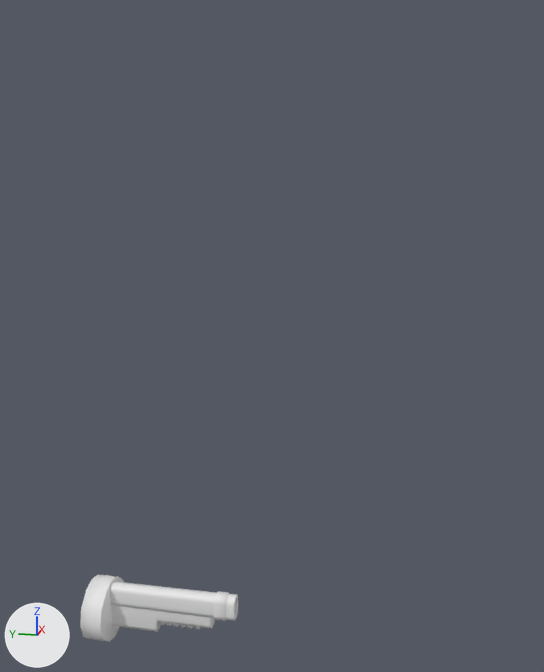
A saved change to the OBJ model data/assets/meshes/gun1.obj.
Camera for both pictures: a 50 mm lens placed at (-3.49, -1.66, 2.48), pointed at (0.06, -0.95, 1.59). Arrows for +X, +Y and +Z are at lower left; the lights stay in place. Where no turn or scale is listed for an object, it has been applied to the vertices.

The first picture shows 'Gun-1_Cylinder.045'.
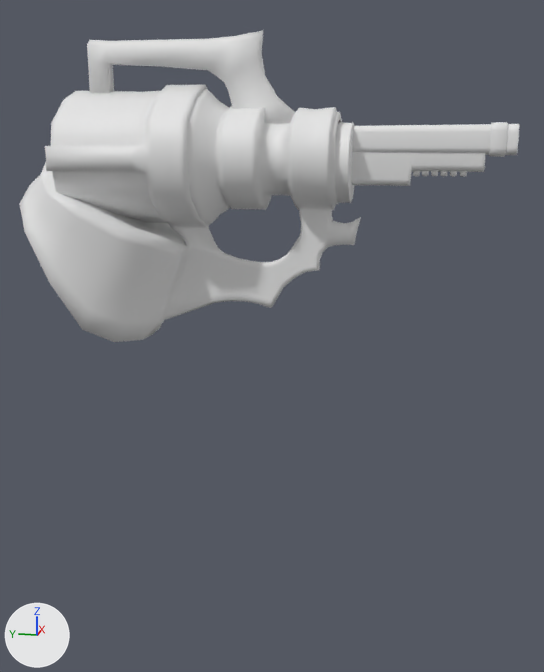
Boxes [x1, y1, x2, y2] around the edits, measured in the pictures (544 x 672 px; the box of a moved part takes in the faces that stretch with it):
```json
{"object": "Gun-1_Cylinder.045", "change": "reshaped", "before": [80, 574, 238, 642], "after": [19, 30, 519, 342], "on screen": "215% wider, 354% taller"}
{"part": 1, "of": "me_gun_1_cylinder_045", "change": "moved or reshaped", "before": [110, 581, 238, 621], "after": [352, 122, 519, 157]}
{"part": 2, "of": "me_gun_1_cylinder_045", "change": "moved or reshaped", "before": [111, 605, 215, 632], "after": [351, 152, 486, 186]}
{"part": 3, "of": "me_gun_1_cylinder_045", "change": "moved or reshaped", "before": [80, 574, 124, 642], "after": [334, 122, 355, 203]}
{"part": 4, "of": "me_gun_1_cylinder_045", "change": "moved or reshaped", "before": [195, 626, 201, 630], "after": [460, 171, 467, 177]}
{"part": 5, "of": "me_gun_1_cylinder_045", "change": "moved or reshaped", "before": [187, 625, 193, 629], "after": [450, 171, 457, 177]}
{"part": 6, "of": "me_gun_1_cylinder_045", "change": "moved or reshaped", "before": [180, 625, 186, 628], "after": [440, 171, 448, 176]}
{"part": 7, "of": "me_gun_1_cylinder_045", "change": "moved or reshaped", "before": [173, 624, 179, 627], "after": [431, 171, 438, 176]}
{"part": 8, "of": "me_gun_1_cylinder_045", "change": "moved or reshaped", "before": [166, 623, 172, 626], "after": [422, 171, 429, 176]}
{"part": 9, "of": "me_gun_1_cylinder_045", "change": "moved or reshaped", "before": [160, 622, 165, 625], "after": [413, 171, 420, 176]}
{"part": 10, "of": "me_gun_1_cylinder_045", "change": "added", "after": [19, 85, 361, 342]}
{"part": 11, "of": "me_gun_1_cylinder_045", "change": "added", "after": [51, 89, 342, 225]}
{"part": 12, "of": "me_gun_1_cylinder_045", "change": "added", "after": [87, 30, 295, 124]}
```

The change, as JSON lines over the scene's bpy script:
```json
{"block": "me_gun_1_cylinder_045", "where": "# used by ob_gun_1_cylinder_045; location = (0.0, 0.0, 0.0)"}
{"op": "remove", "block": "me_gun_1_cylinder_045", "code": "me_gun_1_cylinder_045.from_pydata(...)  # 394 vertices, 712 faces; spans x -0.176..0.176, y -0.765..0.061, z -0.188..0.169"}
{"op": "add", "block": "me_gun_1_cylinder_045", "code": "me_gun_1_cylinder_045.from_pydata(...)  # 1360 vertices, 2626 faces; spans x -0.344..0.344, y -2.036..0.264, z 1.579..2.995"}
{"block": "me_gun_1_cylinder_045", "change": "me_gun_1_cylinder_045 part 1: the loose piece of 150 vertices spanning x -0.044..0.044, y -0.765..-0.055, z 0.02..0.163 is moved by (0.0, -1.271, 2.433)"}
{"block": "me_gun_1_cylinder_045", "change": "me_gun_1_cylinder_045 part 2: the loose piece of 64 vertices spanning x -0.034..0.034, y -0.634..-0.049, z -0.108..0.046 is moved by (0.0, -1.271, 2.433)"}
{"block": "me_gun_1_cylinder_045", "change": "me_gun_1_cylinder_045 part 3: the loose piece of 84 vertices spanning x -0.176..0.176, y -0.06..0.061, z -0.188..0.169 is moved by (0.0, -1.271, 2.433)"}
{"block": "me_gun_1_cylinder_045", "change": "me_gun_1_cylinder_045 part 4: the loose piece of 16 vertices spanning x -0.011..0.011, y -0.561..-0.532, z -0.065..-0.03 is moved by (0.0, -1.271, 2.433)"}
{"block": "me_gun_1_cylinder_045", "change": "me_gun_1_cylinder_045 part 5: the loose piece of 16 vertices spanning x -0.011..0.011, y -0.519..-0.49, z -0.065..-0.03 is moved by (0.0, -1.271, 2.433)"}
{"block": "me_gun_1_cylinder_045", "change": "me_gun_1_cylinder_045 part 6: the loose piece of 16 vertices spanning x -0.011..0.011, y -0.478..-0.449, z -0.065..-0.03 is moved by (0.0, -1.271, 2.433)"}
{"block": "me_gun_1_cylinder_045", "change": "me_gun_1_cylinder_045 part 7: the loose piece of 16 vertices spanning x -0.011..0.011, y -0.438..-0.409, z -0.065..-0.03 is moved by (0.0, -1.271, 2.433)"}
{"block": "me_gun_1_cylinder_045", "change": "me_gun_1_cylinder_045 part 8: the loose piece of 16 vertices spanning x -0.011..0.011, y -0.398..-0.369, z -0.065..-0.03 is moved by (0.0, -1.271, 2.433)"}
{"block": "me_gun_1_cylinder_045", "change": "me_gun_1_cylinder_045 part 9: the loose piece of 16 vertices spanning x -0.011..0.011, y -0.359..-0.33, z -0.065..-0.03 is moved by (0.0, -1.271, 2.433)"}
{"block": "me_gun_1_cylinder_045", "change": "me_gun_1_cylinder_045 part 10: a new loose piece of 684 vertices spanning x -0.344..0.344, y -1.374..0.264, z 1.579..2.771"}
{"block": "me_gun_1_cylinder_045", "change": "me_gun_1_cylinder_045 part 11: a new loose piece of 216 vertices spanning x -0.301..0.301, y -1.269..-0.015, z 2.132..2.753"}
{"block": "me_gun_1_cylinder_045", "change": "me_gun_1_cylinder_045 part 12: a new loose piece of 66 vertices spanning x -0.034..0.034, y -1.094..-0.1, z 2.529..2.995"}
```
